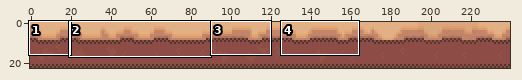
Sprite sheet -- Images/Background/ground.png. Above, an overview of the earlier version with the close-up marked.
Close-up. First the earlier version:
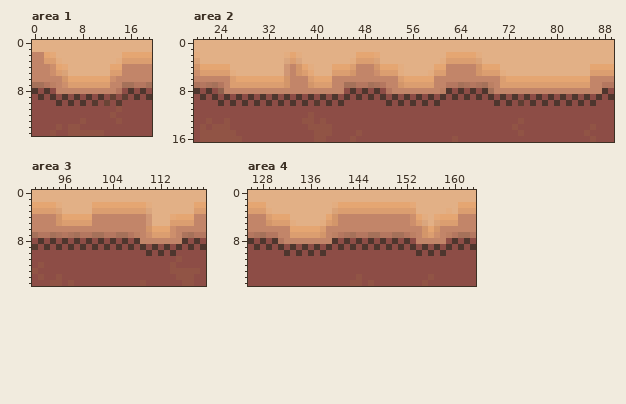
The file is 240x23 pixels. Colours within 5 levels of each other are drawn and written as one. Shown: area 1: x 0..19, y 0..15; area 2: x 20..89, y 0..16; area 3: x 91..119, y 0..15; area 4: x 126..163, y 0..15. The commit also changed other parts of the picture, which this record leaves out.
The same view after the edit:
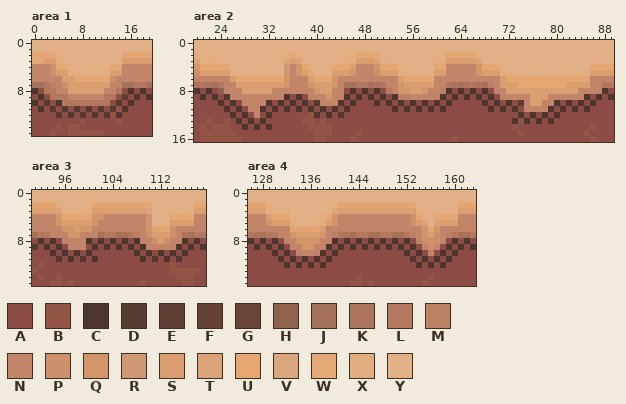
Palette (. is transparent): A #8d4d46  B #915445  C #4e362e  D #563a30  E #5e3e33  F #644134  G #6a4436  H #90624e  J #a5715a  K #ac745d  L #b47760  M #bc8064  N #c28569  P #cd8f6c  Q #d3966a  R #d09775  S #db9e70  T #daa378  U #e5a672  V #daa67e  W #e5a978  X #e3ad80  Y #e2b086
The edit:
Area 1:
y 2: x 0..1 NN -> UU
y 3: x 0..1 NN -> UU; x 14 X -> Y
y 5: x 5..7 TYY -> SXX; x 9..12 YYYY -> XXXX
y 6: x 5..6 QU -> SS
y 8: x 2..3 CA -> LL; x 6..11 NNNNNN -> SSSSSS
y 9: x 3..13 CACACACACAF -> LLLNNNNNNLL
y 10: x 0 A -> C; x 2 A -> D; x 5..12 ACACADAG -> LLLLLLLL; x 16 A -> C
y 11: x 1 A -> C; x 3 A -> D; x 5 A -> D; x 7 A -> D; x 9 A -> D; x 11 A -> D; x 13 A -> D; x 15 A -> C
y 12: x 4 A -> D; x 6 A -> D; x 8 A -> D; x 10 A -> D; x 12 A -> D; x 14 A -> C
Area 2:
y 2: x 46 Y -> X
y 3: x 22..23 YY -> XX; x 37 V -> T; x 45 Y -> X; x 52 Y -> X; x 60 Y -> X; x 70 Y -> X; x 87 Y -> X
y 4: x 54 X -> Y
y 5: x 28 Y -> X; x 31..32 YY -> XX; x 41..42 YY -> XX; x 55..57 YYY -> XXX; x 59 X -> Y; x 72 Y -> X; x 74 Y -> X; x 79 Y -> X; x 82..85 YYYY -> XXXX
y 6: x 43 N -> Q
y 7: x 26 S -> N; x 43 N -> Q; x 63 L -> K; x 74..81 SSSSSSSS -> UUUUUUUU
y 8: x 28..32 NNNNN -> SSSSS; x 40..42 NNN -> QSS; x 54..58 NNNNN -> QQSSQ; x 69 J -> A; x 72..83 NNNNNNNNNNNN -> SSSSSSSSSSSS
y 9: x 26..34 ACACACACA -> NNNNNNNNN; x 39..44 CACACA -> NNNQNN; x 54..60 ACACACA -> MMNNNNM; x 71..84 CACACACACACACA -> NNNNNSSSNNNNNN
y 10: x 28..31 CACA -> NNNN; x 41..43 ACA -> NNN; x 46 A -> C; x 50 A -> C; x 62 A -> C; x 68 A -> C; x 75..79 ACACA -> NSSNN
y 11: x 25 A -> C; x 27 A -> C; x 29..31 AAA -> NNC; x 33 A -> C; x 35 A -> C; x 37 A -> C; x 39 A -> C; x 41 A -> C; x 43 A -> C; x 45 A -> C; x 53 A -> C; x 55 A -> C; x 57 A -> C; x 59 A -> C; x 61 A -> C; x 69 A -> C; x 71 A -> C; x 73 A -> C; x 75..79 AAAAA -> NNNNC; x 81 A -> C; x 83 A -> C; x 85 A -> C
y 12: x 26 A -> C; x 28 A -> C; x 30 A -> N; x 32 A -> C; x 40 A -> C; x 42 A -> C; x 44 A -> C; x 74 A -> C; x 76 A -> C; x 78 A -> C; x 80 A -> C
y 13: x 27 A -> C; x 29 A -> C; x 31 A -> C; x 73 A -> C; x 75 A -> C; x 77 A -> C; x 79 A -> C
y 14: x 28 A -> C; x 30 A -> C; x 32 A -> C
Area 3:
y 2: x 110 X -> W
y 3: x 96 Y -> X; x 98..100 YYY -> XXX; x 116..117 YY -> XX
y 4: x 101..102 NN -> QQ
y 5: x 101 N -> Q; x 113 Y -> X
y 6: x 96..100 NNNNN -> QQSQQ
y 7: x 94..101 JKLKJLLJ -> NNNQQNNN
y 8: x 96..99 CACA -> NNNN; x 111..113 NNN -> PSP
y 9: x 97..99 CAC -> NNN; x 110..114 ACACA -> NNNNN
y 10: x 94 A -> C; x 96 A -> C; x 98 A -> C; x 100 A -> C; x 108 A -> C; x 116 A -> C
y 11: x 95 A -> C; x 97 A -> C; x 99 A -> C; x 101 A -> C; x 109 A -> C; x 111 A -> C; x 113 A -> C; x 115 B -> C
Area 4:
y 2: x 129 Y -> X
y 3: x 130 Y -> X; x 132 Y -> X; x 140 T -> V; x 154 Y -> X
y 4: x 138 Y -> X
y 5: x 137 Y -> X; x 155 V -> T
y 7: x 133 S -> Q
y 8: x 131 L -> A; x 134..137 NNNN -> QQQQ; x 155..157 NNN -> PPP
y 9: x 133..138 CACACA -> NNQQNN; x 155..157 CAC -> NPN
y 10: x 130 A -> C; x 134..137 CACA -> NNNN; x 140 A -> C; x 152 A -> C; x 156 C -> N; x 160 A -> C
y 11: x 131 A -> C; x 133 A -> C; x 135 A -> C; x 137 A -> C; x 139 A -> C; x 153 A -> C; x 155 A -> C; x 157 A -> C; x 159 A -> C
y 12: x 132 A -> C; x 134 A -> C; x 136 A -> C; x 138 A -> C; x 154 A -> C; x 156 A -> C; x 158 A -> C
